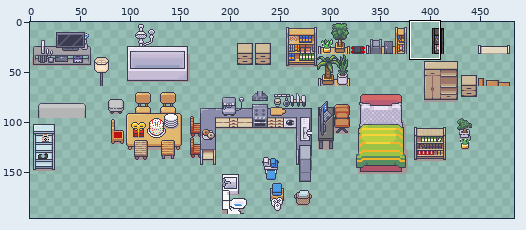
A sprite sheet gets an edit: tiles/Furniture.png. Above, an overview of the earlier version with the close-up marked.
Close-up. As it was:
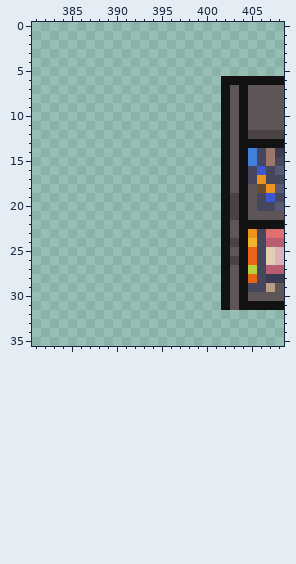
The file is 512x512 pixels. Colours within 5 levels of each other are drawn and written as one. Shown: x 381..408, y 0..35. The wide view leaves out empty margins.
The result:
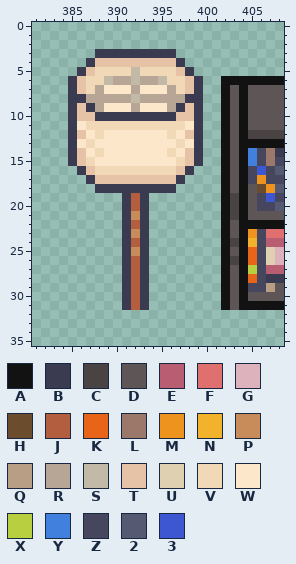
Palette (. is transparent): A #131212  B #3a3a50  C #4a4343  D #5e5656  E #b95d72  F #e07070  G #deb2bc  H #6b4c2c  J #b35e3f  K #e86419  L #9c786b  M #ed931e  N #f2b22b  P #c78c59  Q #b99e86  R #b7a695  S #c2baa6  T #e6c2a7  U #e0d0b2  V #f1d9b7  W #fce7ca  X #b8d040  Y #4280dd  Z #46465e  2 #565972  3 #3d56d2
Diff:
Changed rows in their new state; - is an unchanged pixel.
first column x 385:
 3 ---BBBBBBBBB---
 4 --BTTTTTTTTTB--
 5 -BTVVVVSVVVVTB-
 6 BTVVSRRSRRSVVTB
 7 BTVRWWWRWWWRVTB
 8 BBRRRRRSRRRRRBB
 9 BTBRWWWRWWWRBTB
10 BTTBBBBBBBBBTTB
11 BWVVVVVVVVVVVWB
12 BTWVWWWWWWWVWTB
13 BWVWWWWWWWWWVWB
14 BTWVWWWWWWWVWTB
15 BTVWWWWWWWWWVTB
16 -BTVVVVVVVVVTB-
17 --BTTTTTTTTTB--
18 ---BBBBBBBBB---
19 ------BJB------
20 ------BJB------
21 ------BPB------
22 ------BJB------
23 ------BPB------
24 ------BJB------
25 ------BPB------
26 ------BJB------
27 ------BJB------
28 ------BJB------
29 ------BJB------
30 ------BJB------
31 ------BJB------
